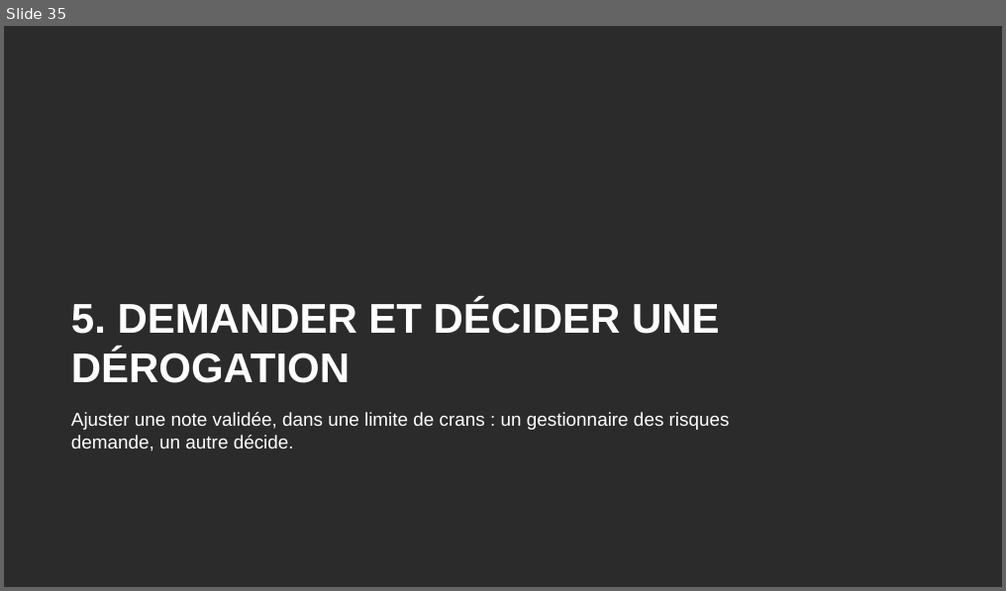
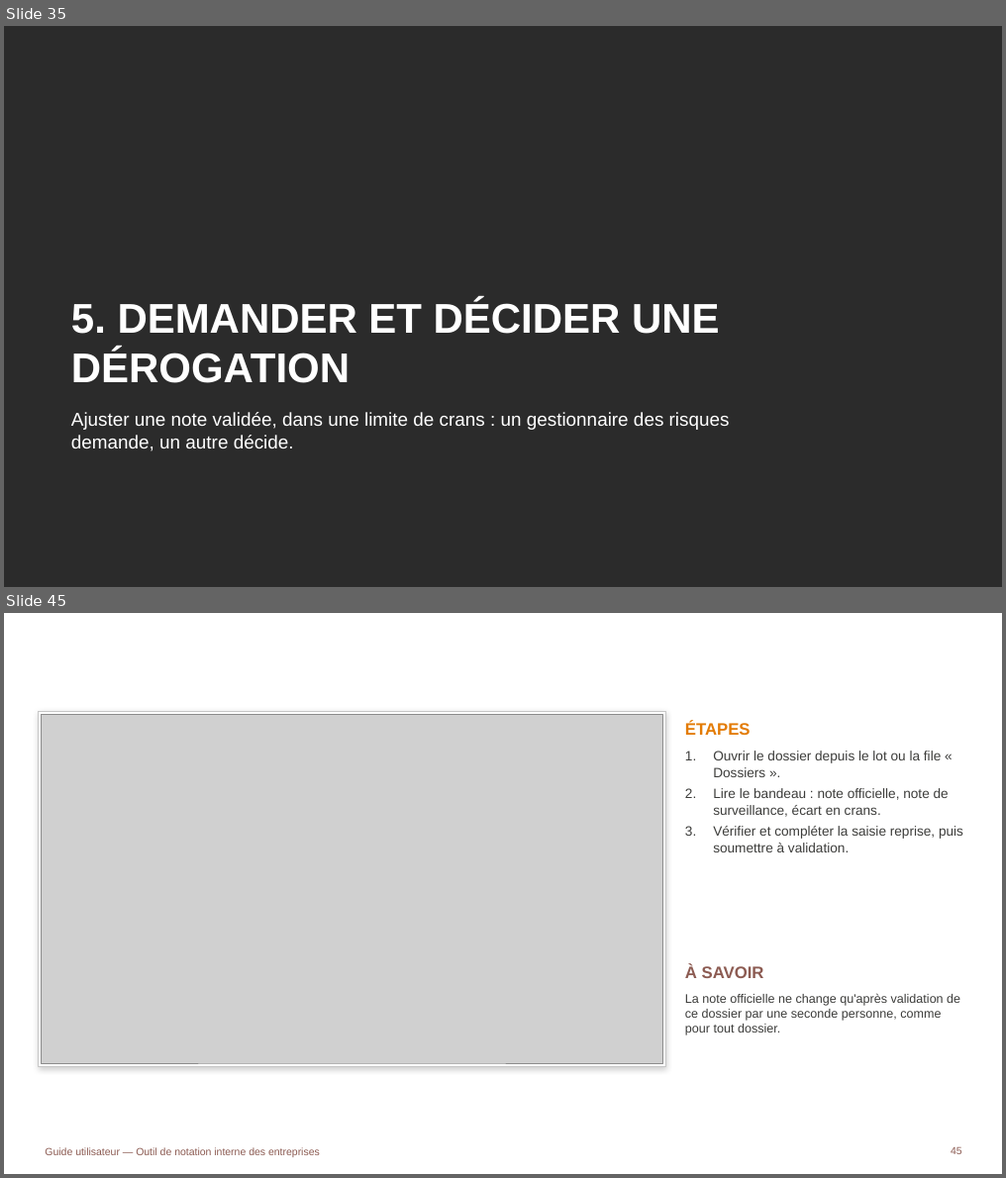
Before and after one commit to tariqeddoumi/Entreprise-scoring-cl, a slide deck: docs/guides/Guide_utilisateur_outil_notation.pptx. Shown one above the other, each under a label of ours: slide 35 before the commit, slides 35 and 45 after it; the slides between them are not shown. The pictures are 1006x591 and 1006x1178 pixels, drawn with LibreOffice and Linux fonts; fonts in the diff are those of the drawing; grey boxes stand for pictures; background and template pictures are left out; a plain dark background stands for a picture behind light text. Boxes give left, top, right and bottom in pixels: in the first picture for what was removed or moved away, otherwise in the second. Text is boxed around its words. In the diff, an @@ line names an element or a change of style, - is before the commit and + after.

```diff
--- a/docs/guides/Guide_utilisateur_outil_notation.pptx
+++ b/docs/guides/Guide_utilisateur_outil_notation.pptx
@@ slide 45 added at box(4, 613, 1002, 1174), background #FFFFFF @@
@@ title added at box(53, 636, 868, 694), 24 pt, text #FFFFFF, bold @@
+INSTRUIRE UN DOSSIER DE REVUE
@@ rectangle added at box(39, 711, 665, 1066), fill #FFFFFF, outline #C6C6C6 0.75 pt @@
@@ picture added at box(42, 714, 662, 1063) @@
@@ text added at box(685, 722, 750, 735), 16 pt, text #E37B05, bold @@
+ÉTAPES
@@ text added at box(713, 751, 963, 853), 13 pt, text #3D3D3B @@
+1. Ouvrir le dossier depuis le lot ou la file « Dossiers ».
+2. Lire le bandeau : note officielle, note de surveillance, écart en crans.
+3. Vérifier et compléter la saisie reprise, puis soumettre à validation.
@@ text added at box(685, 964, 764, 978), 16 pt, text #8C5B52, bold @@
+À SAVOIR
@@ text added at box(685, 993, 960, 1036), 12 pt, text #3D3D3B @@
+La note officielle ne change qu'après validation de ce dossier par une seconde personne, comme pour tout dossier.
@@ text added at box(45, 1148, 320, 1157), 10 pt, text #8C5B52 @@
+Guide utilisateur — Outil de notation interne des entreprises
@@ page number added at box(950, 1148, 962, 1155), 10 pt, text #8C5B52 @@
+45
```
Also in this commit, not shown: 3 slides changed, 7 other slides added, 2 other files.
